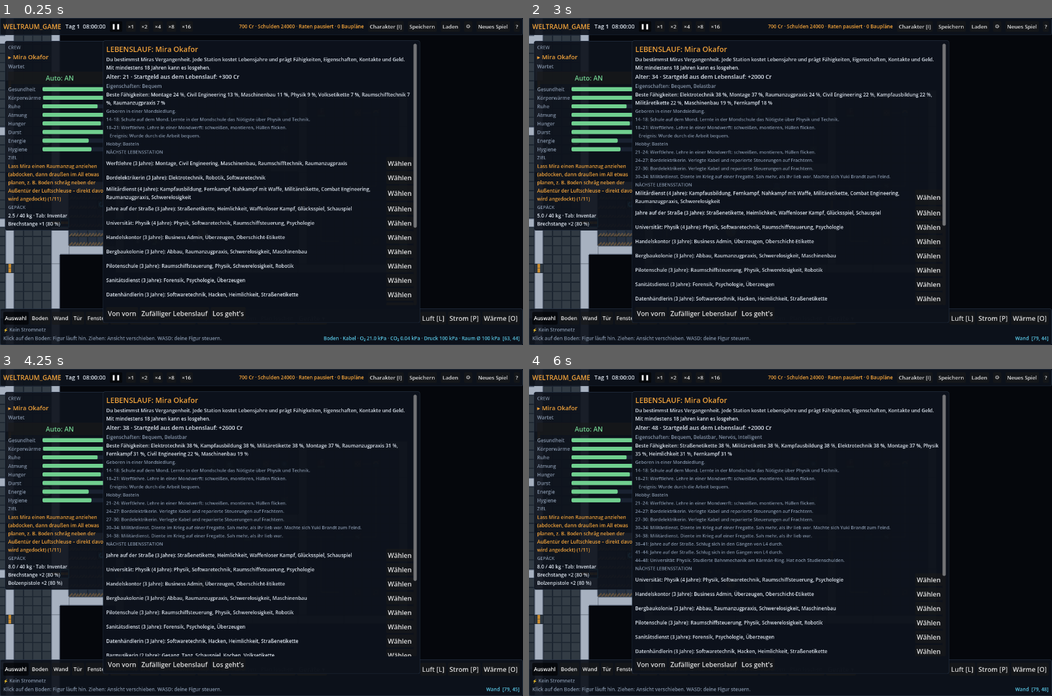
Above: before the commit, frames 1-4 (two rows, left to right).
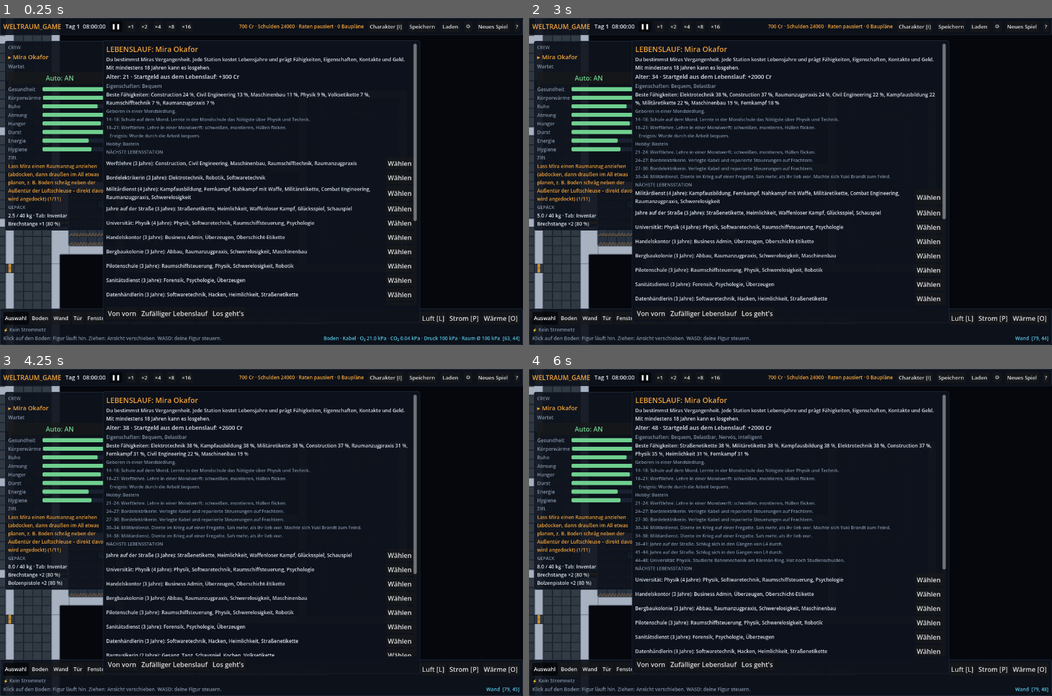
Above: after the commit, the same moments.

Repository: reisicate-lang/Weltraum_Game
Game: Godot game, scene res://scenes/main/main.tscn
Same seed, same stepped clock (60 frames per second), same inputs: the game is played once before the commit and once after it.
Inputs:
- Up to frame 1 (0.25 s): no input
- Up to frame 2 (3 s): click "Wählen" at 0.5 s; click "Wählen" at 1.25 s; click "Wählen" at 2 s; click "Wählen" at 2.75 s
- Up to frame 3 (4.25 s): click "Wählen" at 3.5 s
- Up to frame 4 (6 s): click "Wählen" at 4.25 s; click "Wählen" at 5 s; click "Wählen" at 5.75 s

The runs differ from the first frame. In frame 1, 0.9% of the frame differs, in the area x 20-80%, y 22-65%; in frame 2, 0.6%; in frame 3, 0.2%; in frame 4, 0.3%.

Commit message:
Construction: Kurs (3 Jahre), Lehrbuch bis 100 %, englische Texte, Tooltip
Bestehender Skill (ID construction, bisher „Montage“) heißt jetzt
Construction. Wirkung und Praxisaktionen vorläufig unverändert
(work_build 0,4; Materialersparnis bei 100 %), keine Bergbau-Wirkung.
Kurs im Lebenslauf (+3 Jahre), neues Lehrbuch Complete (Stufe 3).
Skill-Tooltip zeigt Kosten, Status, Fortschritt und nur die tatsächlich
verrechneten Wirkungen (englisch). Freischalt-Meldung englisch.
Neuer Test test_construction.

Co-Authored-By: Claude Opus 5.5 <noreply@anthropic.com>
Claude-Session: https://claude.ai/code/session_016MeZ42ePaX5FebxXK7ek77

Diff:
--- a/resources/items/book_construction_1.tres
+++ b/resources/items/book_construction_1.tres
@@ -5,10 +5,10 @@
 [resource]
 script = ExtResource("1")
 id = "book_construction_1"
-display_name = "Lehrbuch: Montage (Grundlagen)"
+display_name = "Textbook: Construction (Basics)"
 weight = 0.8
 volume = 1.0
 value = 40
-description = "Bringt Montage bis 40 %. Lesen in Ruhezeiten."
+description = "Brings Construction to 40 %. Read during rest time."
 teaches = "construction"
 book_level = 1
--- a/resources/items/book_construction_2.tres
+++ b/resources/items/book_construction_2.tres
@@ -5,10 +5,10 @@
 [resource]
 script = ExtResource("1")
 id = "book_construction_2"
-display_name = "Lehrbuch: Montage (Fortgeschritten)"
+display_name = "Textbook: Construction (Advanced)"
 weight = 1.0
 volume = 1.2
 value = 120
-description = "Bringt Montage bis 75 %. Braucht 30 % Vorwissen."
+description = "Brings Construction to 75 %. Needs 30 % prior knowledge."
 teaches = "construction"
 book_level = 2
--- /dev/null
+++ b/resources/items/book_construction_3.tres
@@ -0,0 +1,14 @@
+[gd_resource type="Resource" script_class="ItemData" load_steps=2 format=3]
+
+[ext_resource type="Script" path="res://scripts/inventory/item_data.gd" id="1"]
+
+[resource]
+script = ExtResource("1")
+id = "book_construction_3"
+display_name = "Textbook: Construction (Complete)"
+weight = 1.0
+volume = 1.2
+value = 260
+description = "Completes Construction (100 %, skill acquired). Needs 30 % prior knowledge."
+teaches = "construction"
+book_level = 3
--- a/resources/skills/construction.tres
+++ b/resources/skills/construction.tres
@@ -5,11 +5,12 @@
 [resource]
 script = ExtResource("1")
 skill_id = "construction"
-skill_name = "Montage"
-description = "Allgemeines Zusammenbauen und Aufstellen. Beschleunigt jeden Bauauftrag ein wenig."
+skill_name = "Construction"
+description = "General assembly and setup. Speeds up building work a little."
 category = "technik"
-learning_sources = PackedStringArray("Jeder Bauauftrag", "Möbel montieren und demontieren", "Lehrbuch Montage")
+learning_sources = PackedStringArray("Practical work: building walls and floors, building devices, repairing and removing furniture", "Textbook: Construction")
 training_actions = PackedStringArray("build_structure", "build_device", "repair_furniture", "deconstruct_furniture", "study_construction")
 required_skills = {}
 gameplay_effects = {"work_build": 0.4}
-mastery_text = "Meister: Bauen verbraucht manchmal weniger Material."
+mastery_text = "Acquired (100 %): building sometimes uses one part less material (25 % chance when a job needs more than one part)."
+course_years = 3
--- a/scripts/skills/skill_system.gd
+++ b/scripts/skills/skill_system.gd
@@ -132,7 +132,7 @@
 	elif skill(id).work_value_bonus > 0.0:
 		GameState.toast("%s acquired %s: +%d work value on %s." % [c.display_name, skill(id).skill_name, int(skill(id).work_value_bonus), category_list(skill(id).work_categories)])
 	else:
-		GameState.toast("%s beherrscht jetzt %s vollständig!" % [c.display_name, skill(id).skill_name])
+		GameState.toast("%s acquired %s." % [c.display_name, skill(id).skill_name])
 
 func _add_history(e: Dictionary, action: String, delta: float) -> void:
 	var h: Array = e.hist
@@ -492,10 +492,42 @@
 	if s.work_value_bonus != 0.0:
 		lines.append("Bonus when acquired (100 %%): %+d work value." % int(s.work_value_bonus))
 		lines.append("Affected categories: %s." % category_list(s.work_categories))
+	var p := progress(c, id) if c != null else 0.0
+	# Nur Wirkungen, die im Spiel tatsächlich verrechnet werden (gameplay_effects)
+	for e in s.gameplay_effects:
+		var full := float(s.gameplay_effects[e]) * (1.0 + MASTERY_BONUS)
+		var now := float(s.gameplay_effects[e]) * p / 100.0 + (float(s.gameplay_effects[e]) * MASTERY_BONUS if p >= ACQUIRED else 0.0)
+		if e in WORK_EFFECTS:
+			lines.append("Effect: %s %+.1f work value at 100 %% (now %+.1f, grows with progress)." % [EFFECT_NAMES_EN.get(e, e), full * WORK_VALUE_SCALE, now * WORK_VALUE_SCALE])
+		else:
+			lines.append("Effect: %s %+d %% at 100 %% (now %+d %%, grows with progress)." % [EFFECT_NAMES_EN.get(e, e), int(round(full * 100.0)), int(round(now * 100.0))])
+	if s.mastery_text != "":
+		lines.append(s.mastery_text if s.mastery_text.begins_with("Acquired") else "At 100 %: " + s.mastery_text)
 	lines.append("Ways to learn: " + "; ".join(s.learning_sources) + ".")
-	var p := progress(c, id) if c != null else 0.0
+	lines.append("Status: %s." % ("acquired" if p >= ACQUIRED else "not acquired (acquired at 100 %)"))
 	lines.append("Learning progress: %.1f %%%s" % [p, " (acquired)" if p >= ACQUIRED else ""])
 	return "\n".join(lines)
+
+## Tempo-Wirkungen (zählen als Arbeitswert ×10, siehe work_value)
+const WORK_EFFECTS := ["work_structure", "work_furniture", "work_build", "work_electrical", "cable_speed", "work_robotic",
+	"work_computer", "work_hull", "work_propulsion", "work_mechanical", "work_demolish"]
+
+## Englische Namen der Wirkungen für Tooltips
+const EFFECT_NAMES_EN := {
+	"work_structure": "Walls and floors", "work_furniture": "Furniture work", "work_build": "Building (walls, floors, cables, new devices, crafting, installing)",
+	"work_electrical": "Electrical work", "cable_speed": "Laying cables", "work_robotic": "Automation work", "work_computer": "Computer work",
+	"hack_assist": "Hacking assistance", "work_hull": "Hull repair", "work_propulsion": "Propulsion work", "work_mechanical": "Mechanical work",
+	"military_salvage": "Military salvage yield", "weapon_care": "Weapon care", "combat_armed": "Melee attack", "combat_unarmed": "Unarmed attack",
+	"combat_ranged": "Ranged attack", "defense": "Defense", "threat": "Intimidation", "suit_o2_saving": "Suit oxygen saved",
+	"eva_work": "Work speed in a suit", "hack_power": "Hacking", "sell_bonus": "Selling bonus", "buy_discount": "Buying discount",
+	"appraise": "Appraisal accuracy", "work_demolish": "Demolition", "demolish_yield": "Demolition yield", "fuel_saving": "Fuel saved",
+	"eva_speed": "Speed in vacuum", "bluff": "Bluffing", "perform_income": "Performance pay", "meal_bonus": "Meal satiation",
+	"meal_mood": "Mood from meals", "stress_relief": "Stress relief", "talk_folk": "Talking to common folk", "find_hidden": "Finding hidden stashes",
+	"damage_insight": "Reading damage causes", "gamble_edge": "Gambling edge", "talk_military": "Talking to the military",
+	"talk_oligarch": "Talking to the wealthy", "negotiate": "Negotiating", "calm": "Calming", "travel_saving": "Shorter fast travel",
+	"prediction": "Trajectory prediction", "stress_insight": "Reading stress", "counsel": "Counseling", "crew_mood": "Crew mood",
+	"smuggle": "Smuggling", "talk_street": "Talking to the underworld", "black_bonus": "Black market bonus",
+}
 
 func effect_lines(c: CrewMember, id: String) -> PackedStringArray:
 	var out: PackedStringArray = []
--- a/scripts/ui/character_ui.gd
+++ b/scripts/ui/character_ui.gd
@@ -310,7 +310,8 @@
 				refresh_creation())]))
 	# Kurse: zählen erst beim Bestätigen (Los geht's), bis dahin nur im Vorschaualter
 	const COURSE_TEXT := {"business": "exact Item Value when trading", "civil": "+4 work value on appliances, controls, furniture, climate & ventilation, miscellaneous",
-		"combat_eng": "+4 work value on appliances, controls, furniture, climate & ventilation, sensors, weapons"}
+		"combat_eng": "+4 work value on appliances, controls, furniture, climate & ventilation, sensors, weapons",
+		"construction": "faster building, sometimes saves material"}
 	for id in CharacterSystem.course_ids():
 		var course := CharacterSystem.course_drafted(c, id)
 		var years := CharacterSystem.course_years(id)
--- /dev/null
+++ b/tests/test_construction.gd
@@ -0,0 +1,219 @@
+## Tests: Fähigkeit „Construction“ (ID construction) – Kurs, Praxis + Lehrbuch, Speichern, bestehende Wirkung
+##   godot --headless --path . --script res://tests/boot.gd -- test_construction
+extends "res://tests/test_base.gd"
+
+const OLD_SAVE := "res://tests/fixtures/old_save_blueports.json"
+
+var ok_count := 0
+var fail_count := 0
+var toasts: Array = []
+var gs
+var ui
+var SK
+var CHS
+var CS
+var R
+var save
+var ship
+
+func _check(name: String, ok: bool) -> void:
+	if ok:
+		ok_count += 1
+		print("OK      " + name)
+	else:
+		fail_count += 1
+		print("FEHLER  " + name)
+
+func _texts(n: Node) -> String:
+	var out := ""
+	for ch in n.get_children():
+		if ch.is_queued_for_deletion():
+			continue
+		if ch is Label:
+			out += ch.text + "\n"
+		out += _texts(ch)
+	return out
+
+func _course_row(id: String) -> Node:
+	for ch in ui.char_ui.creation_box.get_children():
+		if not ch.is_queued_for_deletion() and ch.get_meta("course", "") == id:
+			return ch
+	return null
+
+func _press_course(id: String, text: String) -> bool:
+	var row := _course_row(id)
+	if row == null:
+		return false
+	for ch in row.get_children():
+		if ch is Button and ch.text == text:
+			ch.pressed.emit()
+			await process_frame
+			return true
+	return false
+
+func _fresh(p: float) -> CrewMember:
+	var c := CrewMember.new(700 + randi() % 1000, "Test", Color.WHITE, Vector2i.ZERO)
+	SK.set_progress(c, "construction", p)
+	return c
+
+func _dev_pos(type: String) -> Vector2i:
+	for d in ship.grid.devices.values():
+		if d.type == type and ship.grid.zone[ship.grid.idx(d.pos)] == 0:
+			return d.pos
+	return Vector2i(-1, -1)
+
+## Wirkung von Construction (0 % gegen 100 %) auf Bergbau- und Mechanikaufträge
+func _effects_check(label: String) -> void:
+	var a := _fresh(0.0)
+	var b := _fresh(100.0)
+	var g = ship.grid
+	var gen := _dev_pos("generator")
+	var wall := Vector2i(-1, -1)
+	for i in g.tiles.size():
+		if g.tiles[i] == ShipGrid.Tile.WALL and not g.devices.has(i):
+			wall = g.pos(i)
+			break
+	# Erwartet wie im bisherigen Projektstand (gemessen auf Commit 204b8f8): Tempo-Unterschied
+	var cases := [
+		["Bergbau: Fels/Wand abtragen", {"kind": "remove", "x": wall.x, "y": wall.y}, 0.0],
+		["Bergbau: Wand abbauen", {"kind": "uninstall", "x": wall.x, "y": wall.y, "target": "tile:wall"}, 0.0],
+		["Mechanik: Generator bauen", {"kind": "device", "dev": "generator", "x": 0, "y": 0}, 0.48],
+		["Mechanik: Generator reparieren", {"kind": "repair", "x": gen.x, "y": gen.y}, 0.0],
+		["Mechanik: Generator abbauen", {"kind": "uninstall", "x": gen.x, "y": gen.y, "target": "dev:generator"}, 0.0],
+		["Wand bauen", {"kind": "build", "tile": ShipGrid.Tile.WALL, "x": 0, "y": 0}, 0.48],
+	]
+	for cs in cases:
+		var d: float = SK.work_speed(b, cs[1]) - SK.work_speed(a, cs[1])
+		_check("%s: %s Tempo %+.2f (= %+.1f Arbeitswert), erwartet %+.2f" % [label, cs[0], d, d * 10.0, cs[2]], is_equal_approx(d, cs[2]))
+
+func _initialize() -> void:
+	await process_frame
+	await process_frame
+	gs = root.get_node("GameState")
+	ui = root.get_node("UIManager")
+	SK = root.get_node("SkillSystem")
+	CHS = root.get_node("CharacterSystem")
+	CS = root.get_node("ShipConstructionSystem")
+	R = root.get_node("RemovalSystem")
+	save = root.get_node("SaveSystem")
+	ship = root.get_node("ShipSystem")
+	save.slot = 926
+	root.get_node("Settings").meteors = false
+	var main = load("res://scenes/main/main.tscn").instantiate()
+	root.add_child(main)
+	await process_frame
+	root.get_node("EventBus").toast.connect(func(t, _k): toasts.append(t))
+	gs.new_game()
+	root.get_node("TimeSystem").set_speed(0)
+	ui.close_help()
+	var mira: CrewMember = root.get_node("CrewSystem").player()
+	var s: SkillData = SK.skill("construction")
+	_check("Skill vorhanden, ID construction, englischer Name", s != null and s.skill_name == "Construction" and s.course_years == 3)
+	_check("Bestehende Zuordnung erhalten: Wirkung work_build 0,4, Praxisaktionen", s.gameplay_effects == {"work_build": 0.4}
+		and Array(s.training_actions) == ["build_structure", "build_device", "repair_furniture", "deconstruct_furniture", "study_construction"]
+		and s.work_value_bonus == 0.0 and s.work_categories.is_empty())
+
+	# 1) Charaktererstellung: auswählen und entfernen, jeweils genau 3 Jahre
+	var cui = ui.char_ui
+	CHS.begin(mira)
+	CHS.apply_career(mira, "school")
+	cui.open_creation()
+	await process_frame
+	var base: int = mira.age
+	var p_school: float = SK.progress(mira, "construction")
+	var tip: String = _course_row("construction").tooltip_text if _course_row("construction") != null else ""
+	_check("1: Tooltip: Kosten, Status, Fortschritt, nur echte Wirkungen (%s)" % tip.replace("\n", " | "),
+		"costs 3 years" in tip and "Status: not acquired" in tip and ("Learning progress: %.1f %%" % p_school) in tip
+		and "Building (walls, floors, cables, new devices, crafting, installing) +4.8 work value at 100 %" in tip and "one part less material" in tip
+		and not "Mining" in tip and not "Affected categories" in tip)
+	_check("1: Auswählen", await _press_course("construction", "Add"))
+	_check("1: Vorschau +3 (%d), Alter unverändert" % CHS.preview_age(mira), CHS.preview_age(mira) == base + 3 and mira.age == base and "(incl. Construction course +3 years)" in _texts(cui.creation_box))
+	_check("1: Entfernen", await _press_course("construction", "Remove"))
+	_check("1: Vorschau −3 (%d)" % CHS.preview_age(mira), CHS.preview_age(mira) == base)
+	_check("1: Erneut auswählen", await _press_course("construction", "Add") and CHS.preview_age(mira) == base + 3)
+	var hist0: int = mira.history.size()
+	CHS.confirm(mira)
+	CHS.confirm(mira)
+	_check("1: Bestätigt: Alter +3 genau einmal, Skill erworben", mira.age == base + 3 and mira.history.size() == hist0 + 1 and SK.acquired(mira, "construction"))
+	_check("1: Tooltip zeigt Status acquired", "Status: acquired." in SK.skill_tooltip(mira, "construction"))
+	cui.creation.visible = false
+
+	# 2) Praxis + Lehrbuch: derselbe Fortschritt; vor Abschluss speichern und laden
+	gs.new_game()
+	root.get_node("TimeSystem").set_speed(0)
+	mira = root.get_node("CrewSystem").player()
+	mira.needs = {"food": 100.0, "water": 100.0, "sleep": 100.0, "hygiene": 100.0, "air": 100.0}
+	SK.set_progress(mira, "construction", 0.0)
+	var age0: int = mira.age
+	var locker := _dev_pos("locker")
+	_check("2: Praxis: Abbauauftrag am Anzugschrank", R.order("uninstall", locker) == "")
+	for k in 60 * 30:
+		gs.step(1.0 / 60.0)
+		if not CS.jobs.has(ship.grid.idx(locker)):
+			break
+	var p_work: float = SK.progress(mira, "construction")
+	_check("2: Praxis erhöht den Fortschritt (%.3f %%)" % p_work, p_work > 0.0)
+	var reads := 0
+	while SK.study(mira, "book_construction_1", 30.0) > 0.0 and reads < 3:
+		reads += 1
+		SK.decay_recent(mira, 120.0)
+	var p_mid: float = SK.progress(mira, "construction")
+	_check("2: Lehrbuch setzt am Praxis-Fortschritt an (%.3f → %.3f %%)" % [p_work, p_mid], p_mid > p_work and p_mid < 100.0)
+	save.save_game(true)
+	gs.new_game()
+	_check("2: Laden", save.load_game(true))
+	mira = root.get_node("CrewSystem").player()
+	_check("2: Fortschritt nach dem Laden gleich (%.3f %%)" % SK.progress(mira, "construction"), absf(SK.progress(mira, "construction") - p_mid) < 0.0001 and not SK.acquired(mira, "construction"))
+	toasts.clear()
+	var first := -1.0
+	for book in ["book_construction_1", "book_construction_2", "book_construction_3"]:
+		var guard := 0
+		while guard < 20000 and SK.study(mira, book, 30.0) > 0.0:
+			guard += 1
+			reads += 1
+			if first < 0.0:
+				first = SK.progress(mira, "construction")
+			SK.decay_recent(mira, 120.0)
+	_check("2: Weiterlernen ab gespeichertem Stand (%.3f → %.3f %%)" % [p_mid, first], first > p_mid)
+	var unlock := toasts.filter(func(t): return "acquired Construction" in t)
+	_check("2: Bei 100 %% genau einmal freigeschaltet (%s)" % str(unlock), SK.acquired(mira, "construction") and unlock.size() == 1 and SK.readable_book(mira) == "")
+	SK.train(mira, "build_device", 50.0)
+	_check("2: Keine zweite Freischaltung", toasts.filter(func(t): return "acquired Construction" in t).size() == 1)
+	_check("2: Alter unverändert (%d)" % mira.age, mira.age == age0)
+	var fleet = root.get_node("FleetSystem")
+	var g2 := ShipGrid.new()
+	fleet._build_template(g2, {"id": "lumen", "w": 10, "h": 7})
+	var id2: int = fleet.next_id
+	fleet.next_id += 1
+	fleet.ships.append({"id": id2, "name": "Test Ship", "location": fleet.here(), "data": g2.to_data()})
+	var old_id: int = fleet.current_id
+	fleet.switch_to(id2)
+	_check("2: Schiffswechsel: erworben", fleet.current_id == id2 and SK.acquired(mira, "construction"))
+	fleet.switch_to(old_id)
+	save.save_game(true)
+	gs.new_game()
+	save.load_game(true)
+	_check("2: Erneut geladen: erworben", SK.acquired(root.get_node("CrewSystem").player(), "construction"))
+
+	# 3) Bestehender Spielstand mit erworbenem Construction; Wirkung wie bisher
+	var d: Dictionary = JSON.parse_string(FileAccess.get_file_as_string(OLD_SAVE))
+	_check("3: Fixture hat Construction (%.0f %%)" % float(d.crew[0].skills.construction.p), d.crew[0].skills.has("construction"))
+	d.crew[0].skills["construction"] = {"p": 100.0, "xp": 40.0, "hist": []}
+	var f := FileAccess.open(save.path(), FileAccess.WRITE)
+	f.store_string(JSON.stringify(d))
+	f.close()
+	gs.new_game()
+	_check("3: Alter Spielstand geladen", save.load_game(true))
+	mira = root.get_node("CrewSystem").player()
+	_check("3: Construction bleibt erworben, andere Skills erhalten", SK.acquired(mira, "construction") and is_equal_approx(SK.progress(mira, "civil"), 18.0))
+	_check("3: Wirkung sofort aktiv (Bauen +%.2f)" % SK.effect(mira, "work_build"), is_equal_approx(SK.effect(mira, "work_build"), 0.48))
+	var acts: Array = []
+	for a in SK.actions:
+		if "construction" in SK.actions[a].skills:
+			acts.append(a)
+	acts.sort()
+	_check("3: Praxiszuordnungen unverändert (%s)" % str(acts), acts == ["build_device", "build_structure", "deconstruct_furniture", "repair_furniture", "study_construction"])
+	_effects_check("3")
+
+	print("%d OK, %d Fehler" % [ok_count, fail_count])
+	quit()
